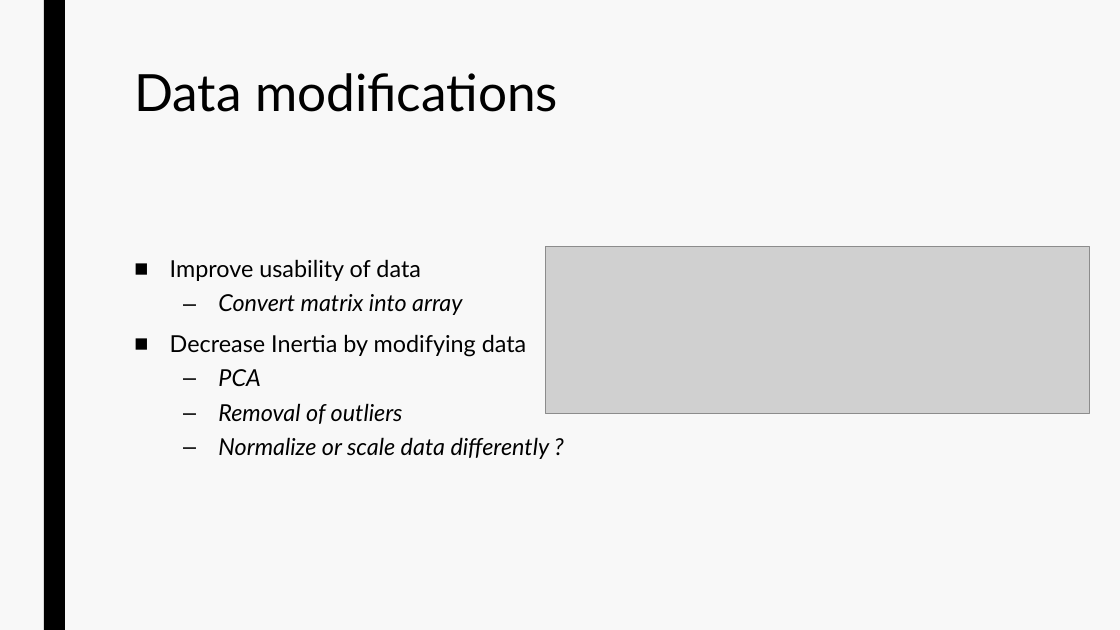
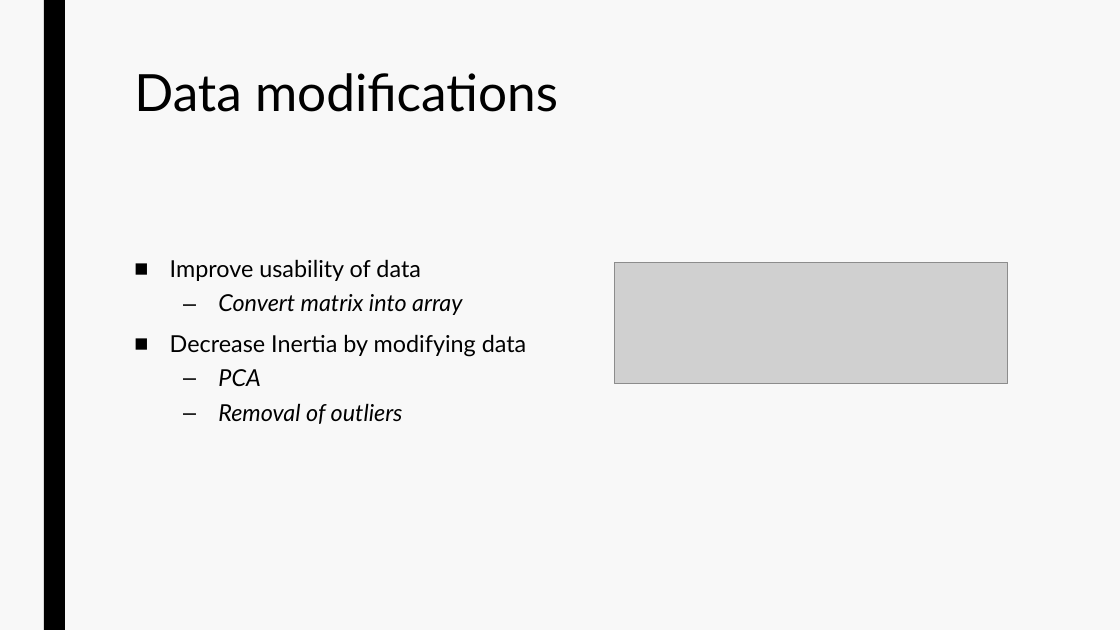
Before and after one commit to datascience-mobi/group-02-project-4-2, a slide deck: slide 7 of Project Proposal.pptx. Drawn at 1120x630 pixels with LibreOffice and Linux fonts; fonts in the diff are those of the drawing; grey boxes stand for pictures. Boxes give left, top, right and bottom in pixels: in the first picture for what was removed or moved away, otherwise in the second. Text is boxed around its words. In the diff, an @@ line names an element or a change of style, - is before the commit and + after.

Commit message:
Nochmal meine slides verbessert

```diff
--- a/Project Proposal.pptx
+++ b/Project Proposal.pptx
@@ picture: place and size @@
-picture at bbox=[545, 246, 1089, 413]
+picture at bbox=[614, 262, 1008, 384]
@@ text at bbox=[218, 437, 550, 459]: paragraph removed @@
-  – Normalize or scale data differently ?
```
